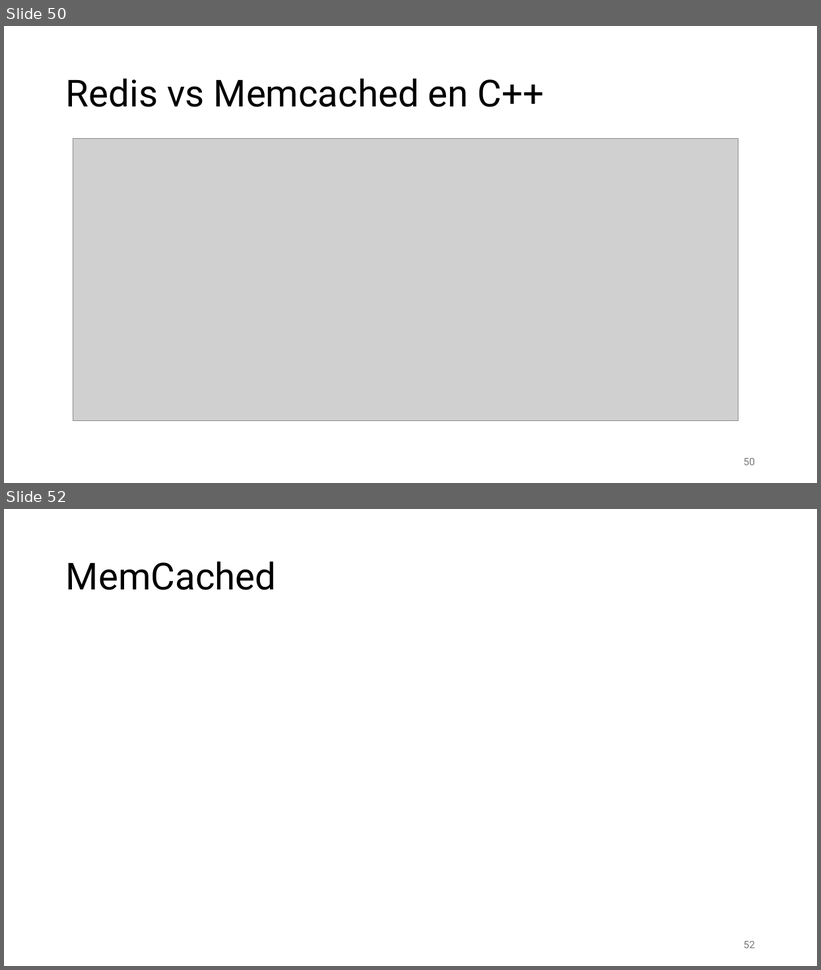
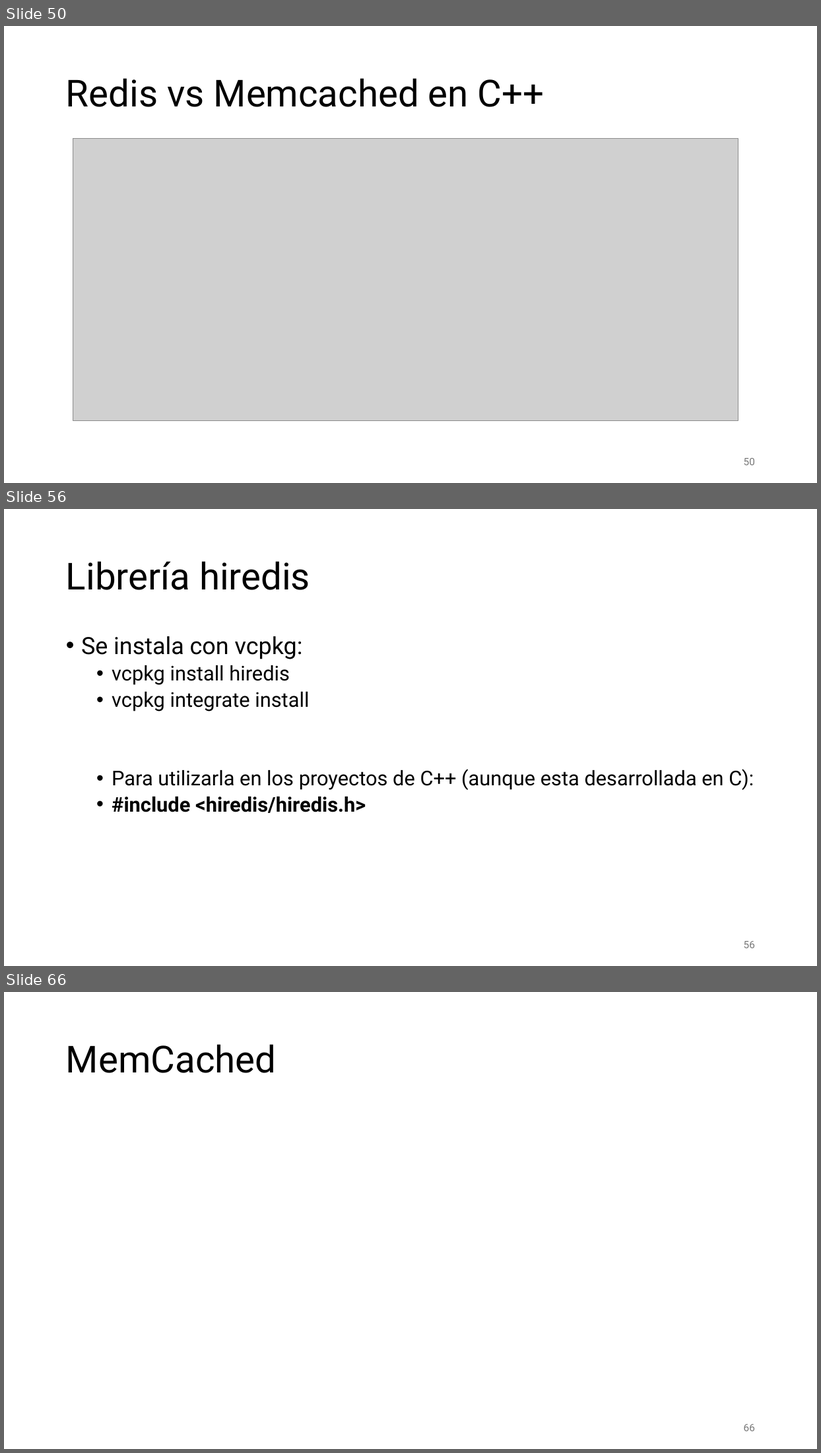
Before and after one commit to aldebarran22/CURSO_CPP_SERVICIOS_30H, a slide deck: doc/4_Gestion_estado_persistencia.pptx. Shown one above the other, each under a label of ours: slides 50 and 52 before the commit, slides 50, 56 and 66 after it; the slides between them are not shown. The pictures are 821x970 and 821x1453 pixels, drawn with LibreOffice and Linux fonts; fonts in the diff are those of the drawing; grey boxes stand for pictures. Boxes give left, top, right and bottom in pixels: in the first picture for what was removed or moved away, otherwise in the second. Text is boxed around its words. In the diff, an @@ line names an element or a change of style, - is before the commit and + after.

```diff
--- a/doc/4_Gestion_estado_persistencia.pptx
+++ b/doc/4_Gestion_estado_persistencia.pptx
@@ slide 56 added at [4,509,817,966], background #FFFFFF @@
@@ title added at [66,561,310,590], 44 pt, text #000000 @@
+Librería hiredis
@@ text added at [81,636,754,813], 24 pt, text #000000 @@
+• Se instala con vcpkg:
+  • vcpkg install hiredis
+  • vcpkg integrate install
+  • Para utilizarla en los proyectos de C++ (aunque esta desarrollada en C):
+  • #include <hiredis/hiredis.h>
@@ page number added at [744,941,755,949], 12 pt, text #797979 @@
+56
@@ what was slide 52 is now slide 66 @@
@@ page number at [744,1424,755,1432]: text changed @@
-52
+66
```
Also in this commit, not shown: 1 slide changed, 14 other slides added, 1 slide removed, 21 other files.
